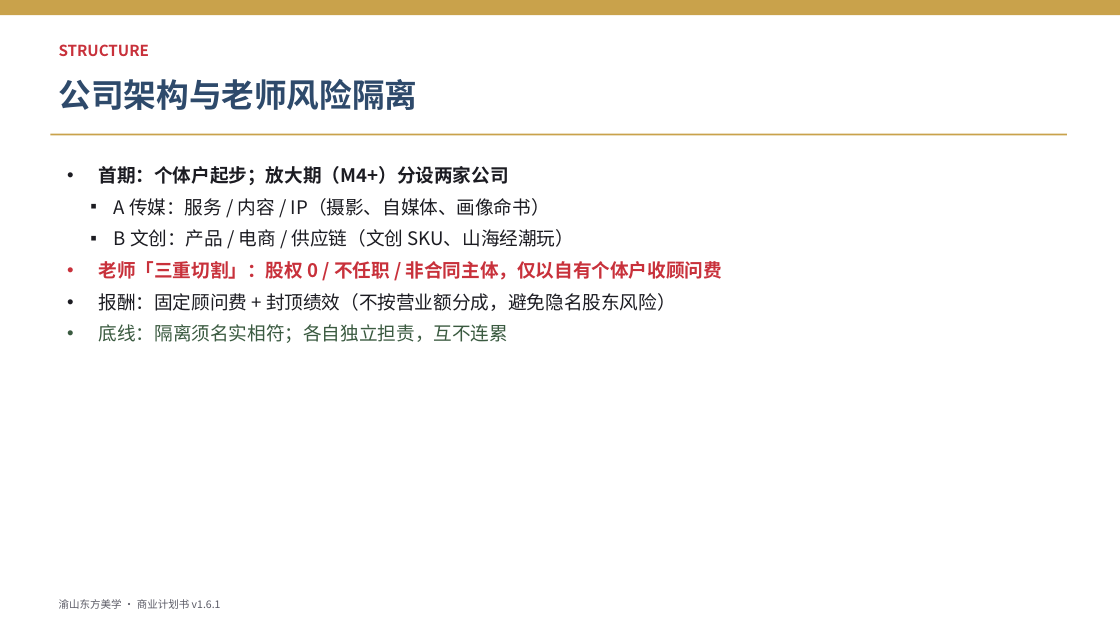
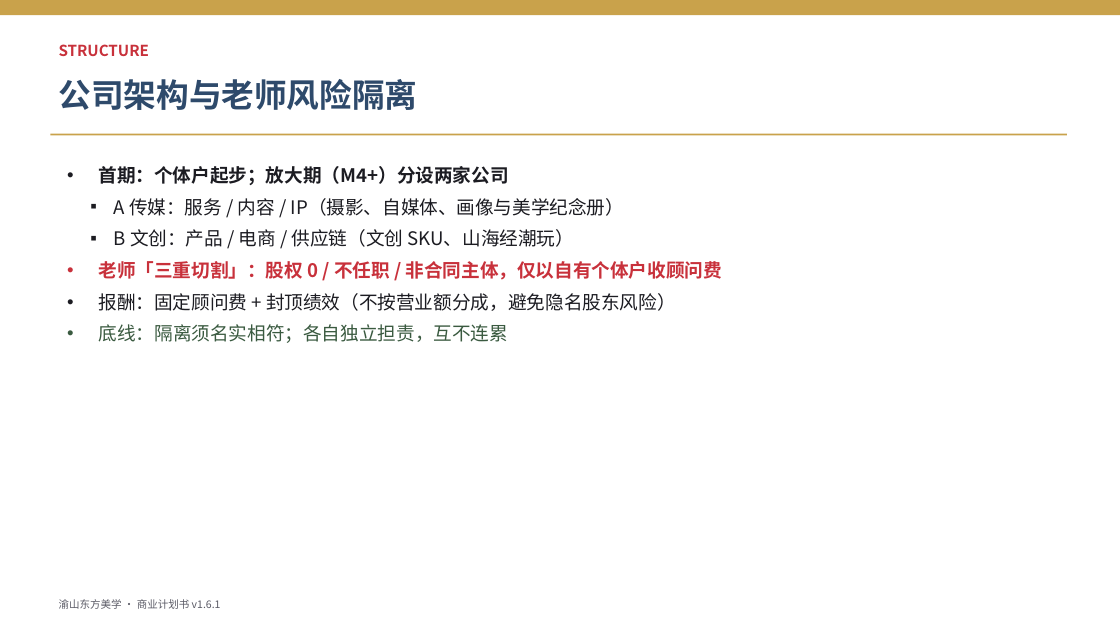
Before and after one commit to fenghuo02/ai-project, a slide deck: slide 8 of docs/business-plan-deck.pptx. Drawn at 1120x630 pixels with LibreOffice and Linux fonts; fonts in the diff are those of the drawing. Boxes give left, top, right and bottom in pixels: in the first picture for what was removed or moved away, otherwise in the second. Text is boxed around its words. In the diff, an @@ line names an element or a change of style, - is before the commit and + after.

Commit message:
chore(v1.6.2): 命书交付物下线，全文改为不含命理的「美学纪念册」
项目以后不再为客户生成「命书」。将原命书在交付/定价/订阅/合同中的位置，
统一替换为不含命理推算的「美学纪念册」（汇编客户专属命主画像/节气壁纸/
节气与五行美学图文），保留原价格档与收入结构，仅去除命理属性。

变更文件：
- docs/business-plan-chongqing-yixue-photo.md（主计划书 v1.6.1→v1.6.2，新增变更日志）
- docs/business-plan-teacher-edition.md（老师版）
- docs/products/00-sku-overview.md / sku-tier2-midrange.md / sku-tier3-premium.md
- docs/contracts/02-company-A-media-charter.md（A 公司章程：交付物/IP/命名口径）
- docs/business-plan-deck.pptx（PPT 同步重生成）

合规：美学纪念册仅作美学纪念读物，保留 AIGC 声明，严禁命理/算命/改运表述；
八字仅作命主画像/壁纸的色彩坐标美学用途，不产出命理文字交付物。

```diff
--- a/docs/business-plan-deck.pptx
+++ b/docs/business-plan-deck.pptx
@@ text at box(114, 198, 624, 216): text changed @@
-  ▪ A 传媒：服务 / 内容 / IP（摄影、自媒体、画像命书）
+  ▪ A 传媒：服务 / 内容 / IP（摄影、自媒体、画像与美学纪念册）
```
Also in this commit, not shown: 5 other slides changed, 6 other files.
